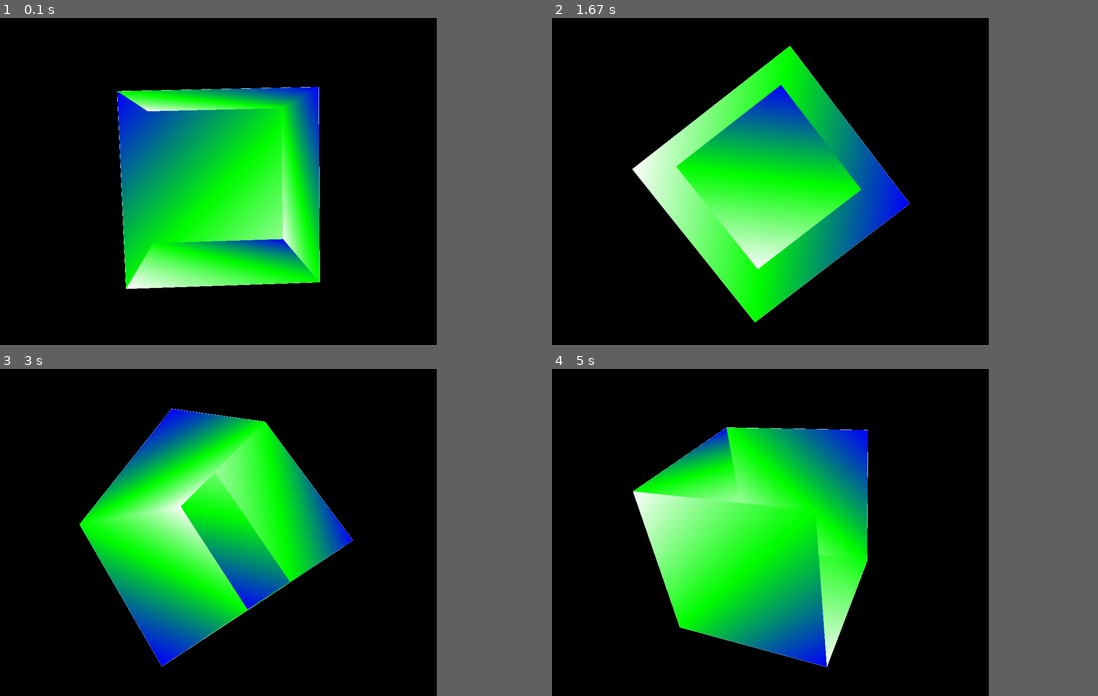
Above: before the commit, frames 1-4 (two rows, left to right).
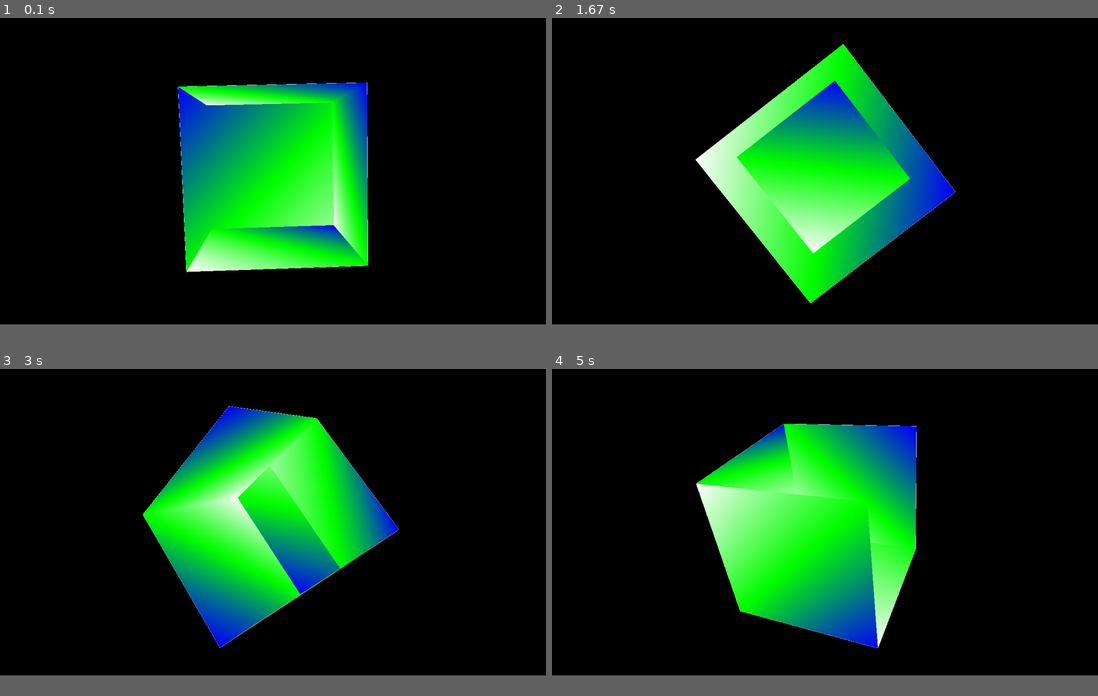
Above: after the commit, the same moments.

Repository: erovicecode590/PyOpenGL_with_Pygame
Game: pygame game, started from main.py
Two runs of this game, one before a commit and one after it. Both use one fixed random seed, a clock stepped at 60 frames per second and the inputs below.
Inputs:
- Up to frame 1 (0.1 s): no input
- Up to frame 2 (1.67 s): no input
- Up to frame 3 (3 s): no input
- Up to frame 4 (5 s): no input
In our replay, the window is 720x540 before the commit and 900x506 after it. These sizes can differ from the game's own. Grey fills any space a smaller window leaves; there, only what the larger window draws over its background counts as a difference.

The runs differ from the first frame. In frame 1, 27% of the frame differs, in the area x 21-68%, y 19-83%; in frame 2, 27%; in frame 3, 27%; in frame 4, 29%, in the area x 14-67%, y 16-92%.

Commit message:
Deleted and extra line.

Diff:
--- a/settings.py
+++ b/settings.py
@@ -2,8 +2,8 @@
 
 from pygame.locals import *
 
-WIDTH   = 1024
-HEIGHT  = 768
+WIDTH   = 1280
+HEIGHT  = 720
 DISPLAY = (WIDTH, HEIGHT)
 
 FPS = 60
